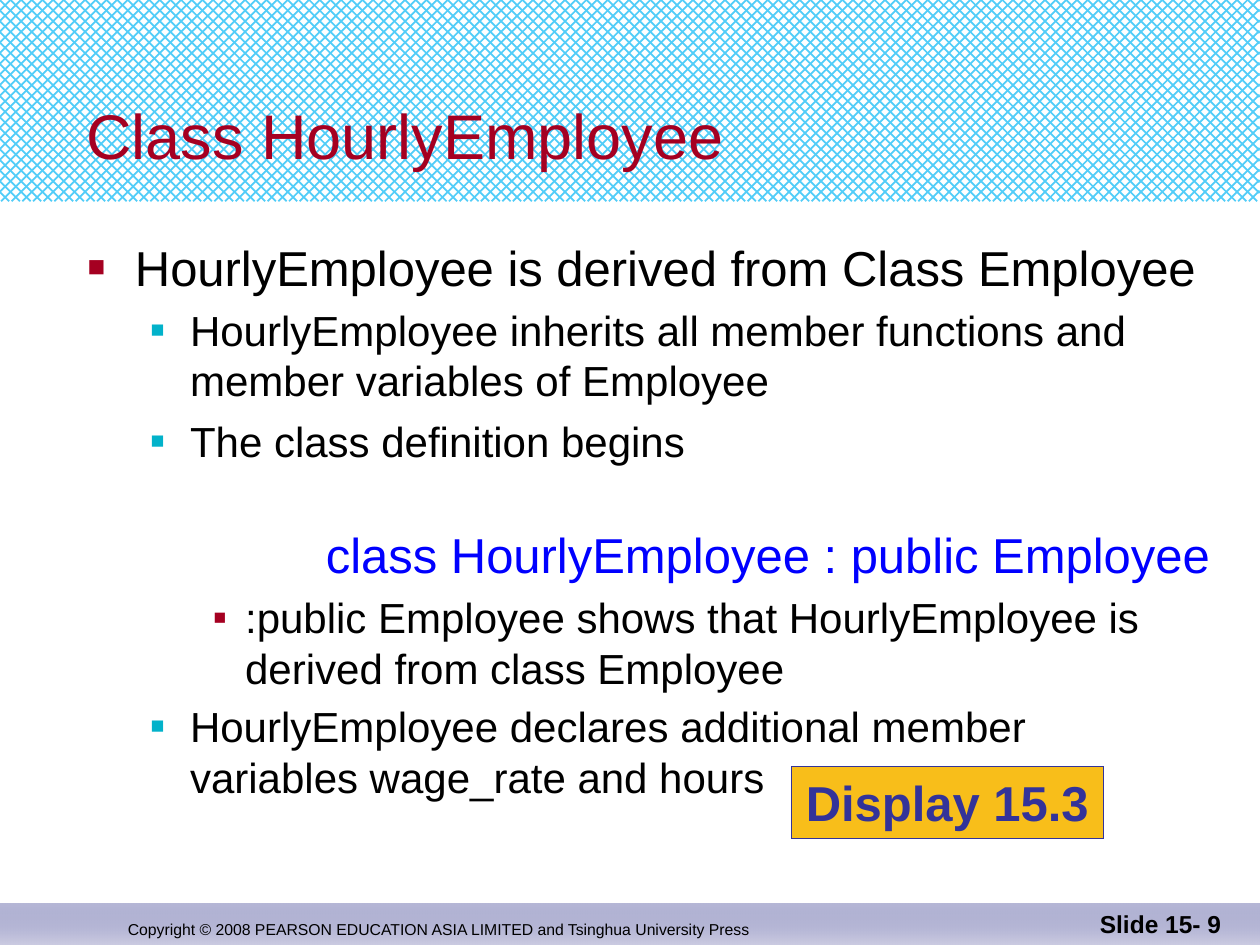
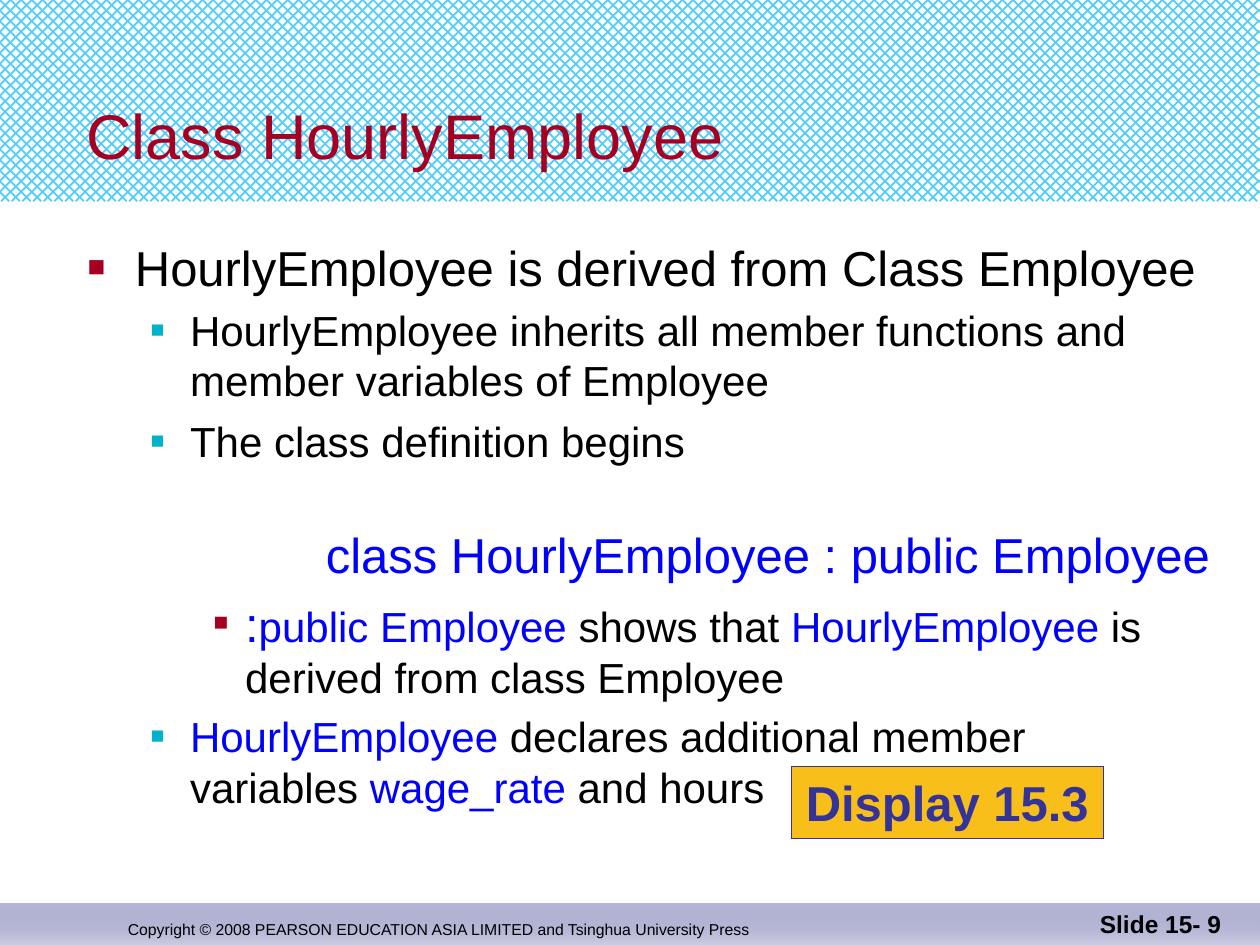
Before and after one commit to djuanbei/CPLUSPLUS, a slide deck: slide 9 of ppt/Chapter 15.pptx. Drawn at 1260x945 pixels with LibreOffice and Linux fonts; fonts in the diff are those of the drawing. Boxes give left, top, right and bottom in pixels: in the first picture for what was removed or moved away, otherwise in the second. Text is boxed around its words. In the diff, an @@ line names an element or a change of style, - is before the commit and + after.

```diff
--- a/ppt/Chapter 15.pptx
+++ b/ppt/Chapter 15.pptx
@@ text at [190,611,1141,811]: size 24 to 28 pt in ":public"; text colour #000000 to #0000FF in ":public Employee HourlyEmployee", "HourlyEmployee wage_rate" @@
```
Also in this commit, not shown: 4 other slides changed, 1 other file.
